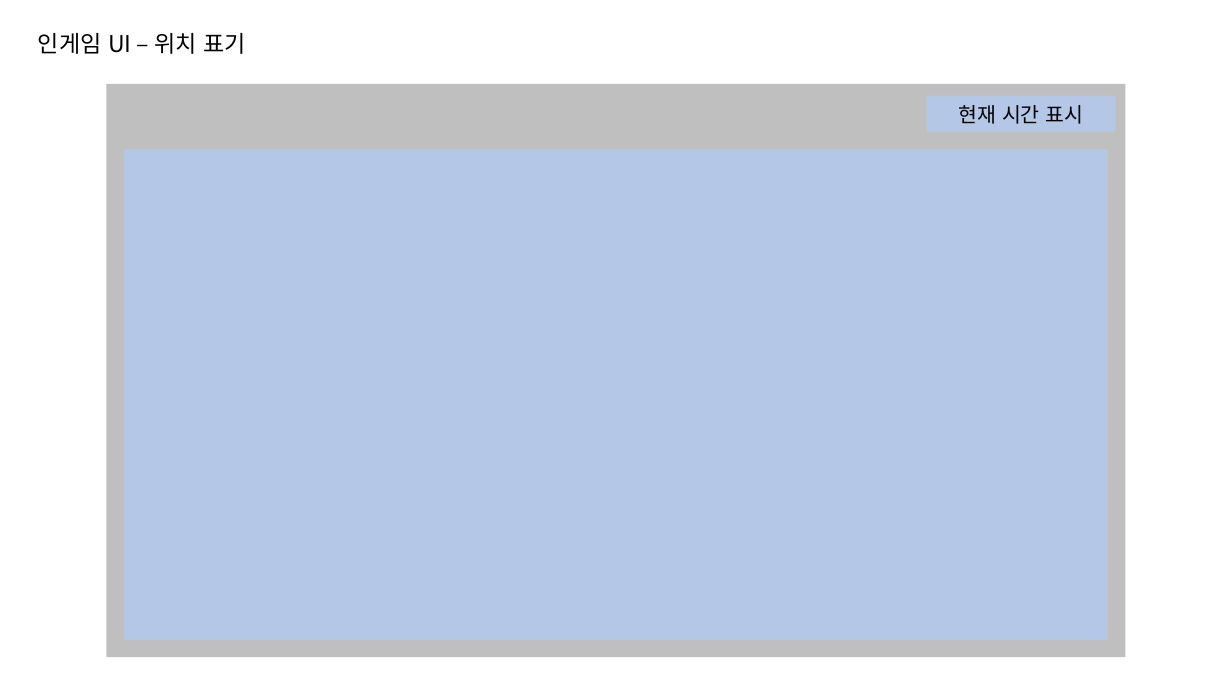
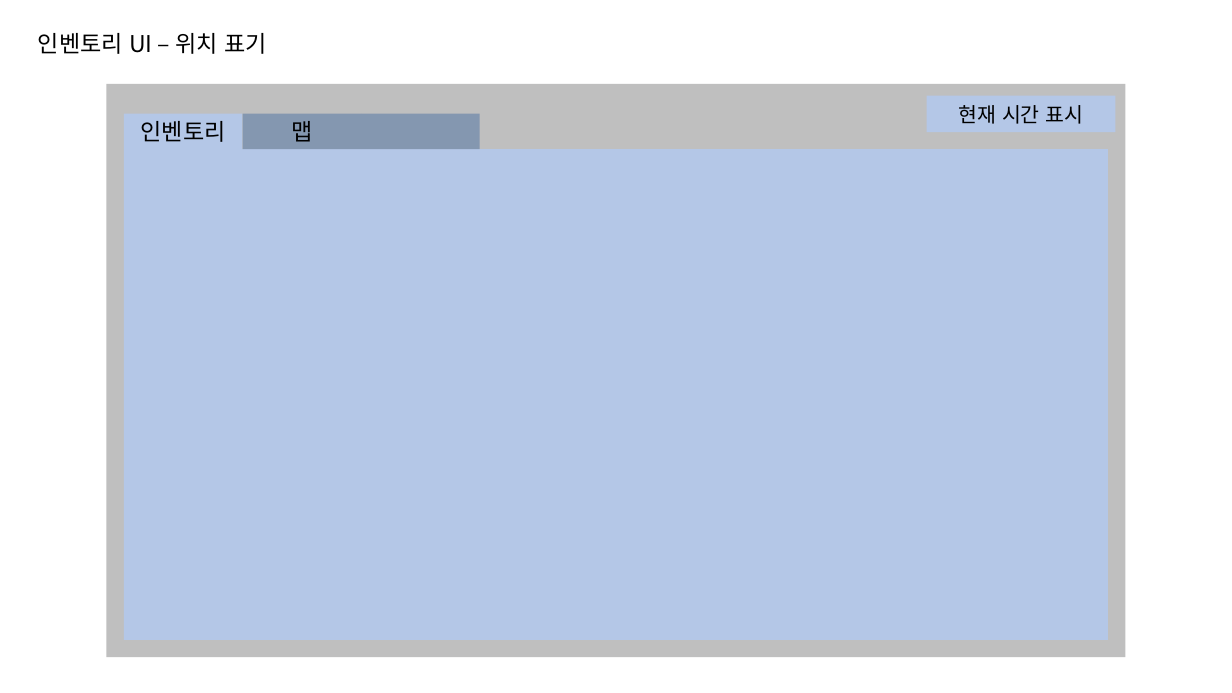
Before and after one commit to go4521304/Backyeah, a slide deck: slide 6 of document/UI기획서초안_ver1.1.pptx (slide 5 before the commit). Drawn at 1232x693 pixels with LibreOffice and Linux fonts; fonts in the diff are those of the drawing. Boxes give left, top, right and bottom in pixels: in the first picture for what was removed or moved away, otherwise in the second. Text is boxed around its words. In the diff, an @@ line names an element or a change of style, - is before the commit and + after.

```diff
--- a/document/UI기획서초안_ver1.1.pptx
+++ b/document/UI기획서초안_ver1.1.pptx
@@ text at <box>38,33,267,54</box>: text changed @@
-인게임 UI – 위치 표기
+인벤토리 UI – 위치 표기
@@ rectangle added at <box>124,114,242,150</box>, fill #B4C7E7, 18 pt, text #000000 @@
+인벤토리
@@ rectangle added at <box>242,114,360,150</box>, fill #8497B0, 18 pt, text #000000 @@
+맵
@@ rectangle added at <box>361,114,480,150</box>, fill #8497B0 @@
```
Also in this commit, not shown: 2 other slides changed, 10 slides added, 1 other file.
